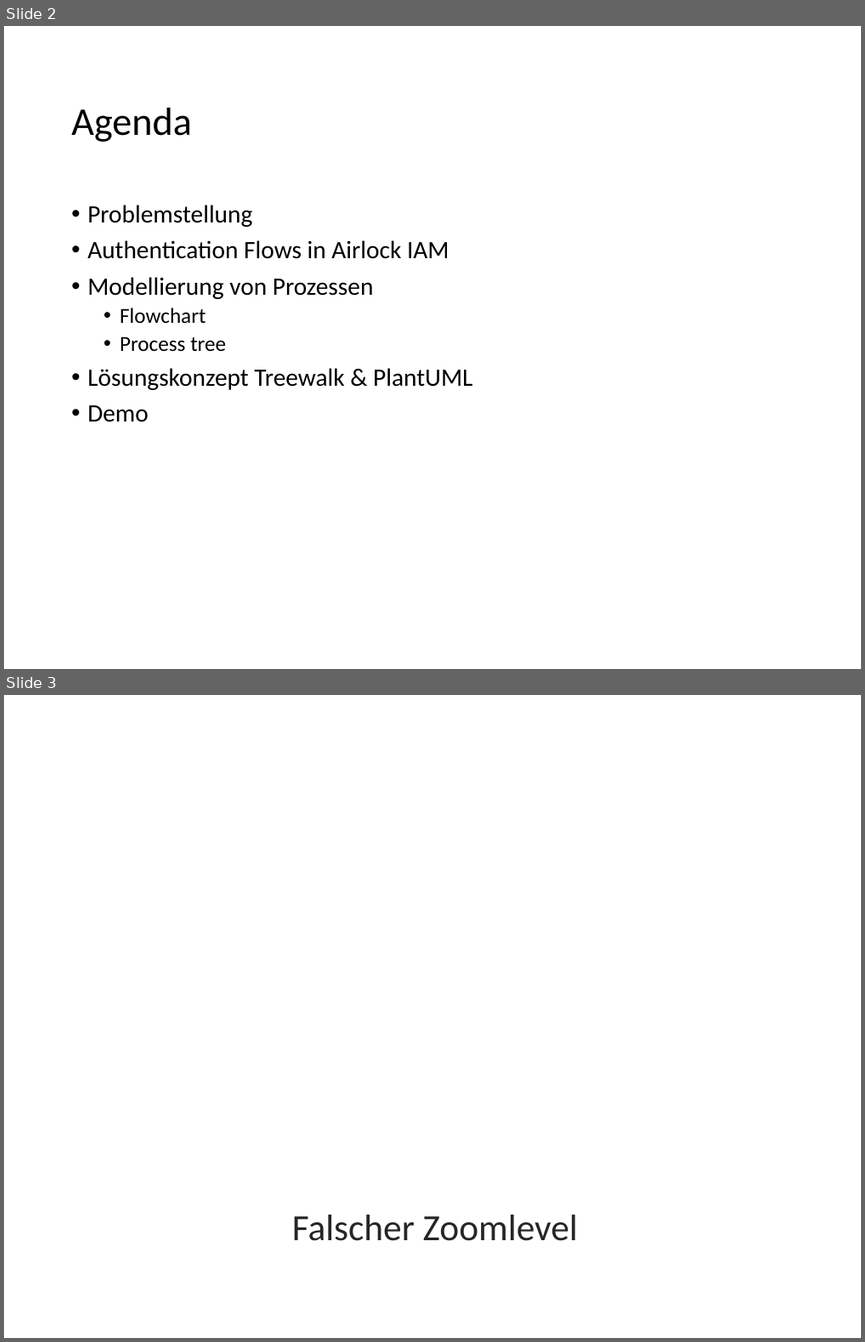
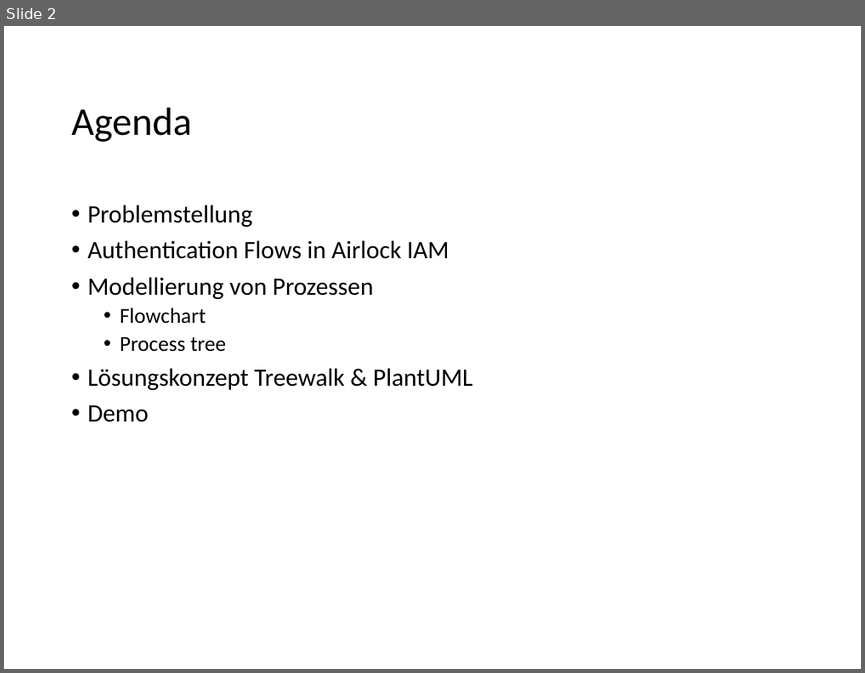
Before and after one commit to juandid/medusa-flow-visualizer, a slide deck: doc/Visualisierung_von_Authentication_Flows.pptx. Shown one above the other, each under a label of ours: slides 2 and 3 before the commit, slide 2 after it. The pictures are 865x1342 and 865x673 pixels, drawn with LibreOffice and Linux fonts; fonts in the diff are those of the drawing; background and template pictures are left out. Boxes give left, top, right and bottom in pixels: in the first picture for what was removed or moved away, otherwise in the second. Text is boxed around its words. In the diff, an @@ line names an element or a change of style, - is before the commit and + after.

```diff
--- a/doc/Visualisierung_von_Authentication_Flows.pptx
+++ b/doc/Visualisierung_von_Authentication_Flows.pptx
@@ slide 3 removed at [4, 695, 861, 1338], background picture (left out) @@
@@ rectangle removed at [4, 1194, 861, 1263] @@
@@ line removed from (4, 1186) to (861, 1186) @@
@@ title removed at [292, 1214, 578, 1241] @@
-Falscher Zoomlevel
@@ line removed from (4, 1270) to (861, 1270) @@
```
Also in this commit, not shown: 9 slides changed, 3 slides added.
